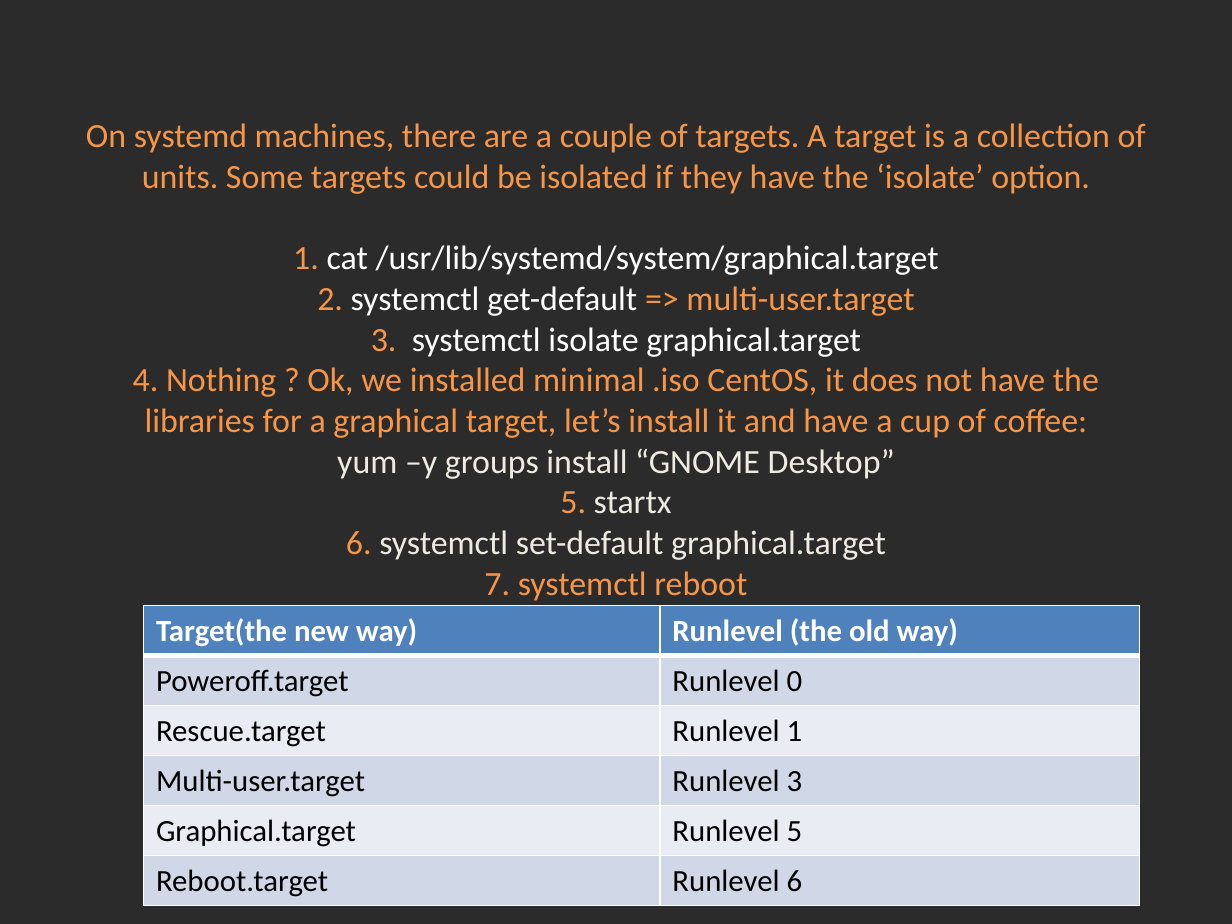
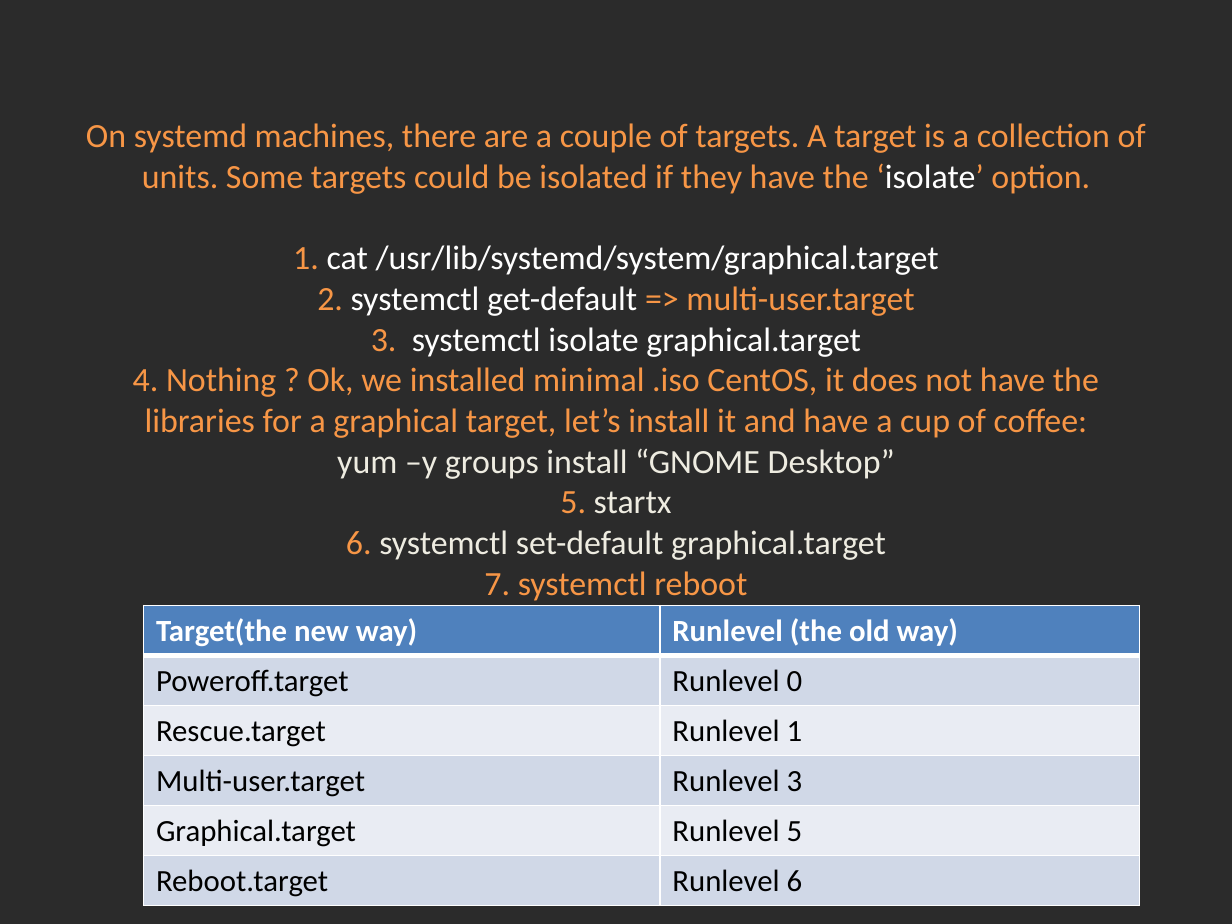
Before and after one commit to Academy-Soft-Intellect/Linux-Course, a slide deck: slide 7 of 10.SystemD_And_TheBootProcedure/10-SystemDAndTheBootProcedure.pptx. Drawn at 1232x924 pixels with LibreOffice and Linux fonts; fonts in the diff are those of the drawing; background and template pictures are left out; a plain dark background stands for a picture behind light text. Boxes give left, top, right and bottom in pixels: in the first picture for what was removed or moved away, otherwise in the second. Text is boxed around its words. In the diff, an @@ line names an element or a change of style, - is before the commit and + after.

Commit message:
Systemd typos.

```diff
--- a/10.SystemD_And_TheBootProcedure/10-SystemDAndTheBootProcedure.pptx
+++ b/10.SystemD_And_TheBootProcedure/10-SystemDAndTheBootProcedure.pptx
@@ title "On systemd machines, there are ..." at (x1=86, y1=123, x2=1146, y2=601): text colour #F79646 to #FFFFFF in "‘isolate’" @@
```
Also in this commit, not shown: 4 other slides changed.
